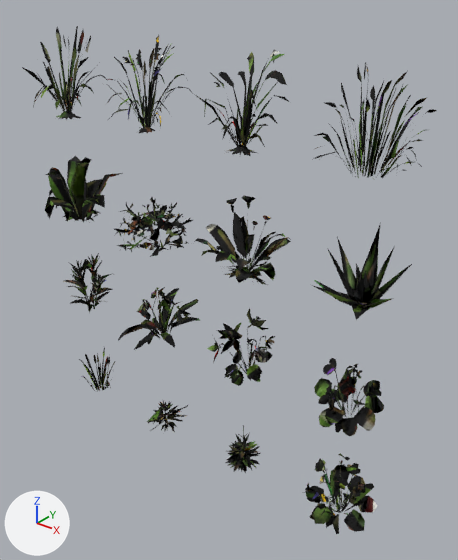
The glTF model models/props/groundPlants.glb, before and after one commit.
The view is the same before and after, from a 50 mm camera at (2.118, -1.48, 1.685) aimed at (0.887, 0.058, 0.732). Arrows for +X, +Y and +Z are at lower left; the lights stay in place. The first picture is the older version. Vertices at exactly the same position are counted once.

Names of what the first picture shows: 'groundPlants'.
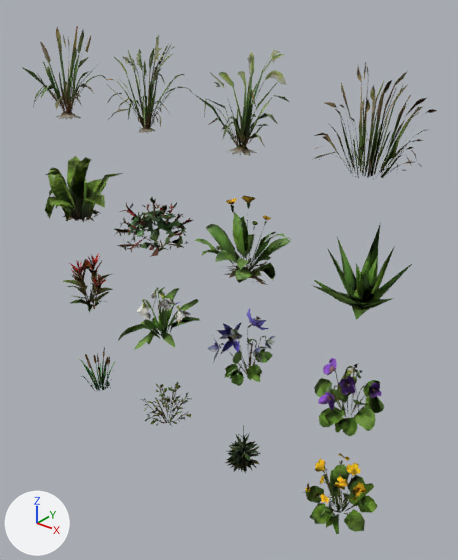
Edits to the scene script, one JSON object a line:
```json
{"block": "me_tripo_607ecce4_50e1_4dd3_b539_165fb1628fc1_001", "where": "# used by ob_groundplants; location = (0.0, 0.0, 0.0)"}
{"op": "remove", "block": "me_tripo_607ecce4_50e1_4dd3_b539_165fb1628fc1_001", "code": "me_tripo_607ecce4_50e1_4dd3_b539_165fb1628fc1_001.from_pydata(...)  # 6806 vertices, 7968 faces; spans x 0.05..1.54, y -0.18..0.18, z 0.01..1.51"}
{"op": "add", "block": "me_tripo_607ecce4_50e1_4dd3_b539_165fb1628fc1_001", "code": "me_tripo_607ecce4_50e1_4dd3_b539_165fb1628fc1_001.from_pydata(...)  # 7146 vertices, 8021 faces; spans x 0.05..1.54, y -0.18..0.18, z 0.01..1.51"}
{"block": "me_tripo_607ecce4_50e1_4dd3_b539_165fb1628fc1_001", "change": "me_tripo_607ecce4_50e1_4dd3_b539_165fb1628fc1_001 part 1: 34 vertices moved from x 0.57..0.69, y -0.06..0.09, z 0.03..0.11 to x 0.55..0.69, y -0.06..0.06, z 0.04..0.18; 339 vertices removed from x 0.52..0.7, y -0.1..0.08, z 0.02..0.11; 641 vertices added at x 0.5..0.7, y -0.1..0.11, z 0.01..0.19"}
{"block": "me_tripo_607ecce4_50e1_4dd3_b539_165fb1628fc1_001", "change": "me_tripo_607ecce4_50e1_4dd3_b539_165fb1628fc1_001 part 2: 7033 kept faces spanning x 0.05..1.54, y -0.18..0.18, z 0.01..1.51 get new texture (UV) coordinates"}
{"block": "me_tripo_607ecce4_50e1_4dd3_b539_165fb1628fc1_001", "change": "other edits to the shape of me_tripo_607ecce4_50e1_4dd3_b539_165fb1628fc1_001 do not show in these pictures"}
```

Boxes (x1, y1, x2, y2) around the edits, measured in the pictures (458 x 560 px; the box of a moved part takes in the faces that stretch with it):
```json
{"part": 1, "of": "me_tripo_607ecce4_50e1_4dd3_b539_165fb1628fc1_001", "change": "moved or reshaped", "before": [147, 401, 188, 432], "after": [141, 382, 191, 427]}
{"part": 2, "of": "me_tripo_607ecce4_50e1_4dd3_b539_165fb1628fc1_001", "change": "surface changed", "before": [22, 26, 437, 534], "after": [22, 26, 437, 534]}
```
